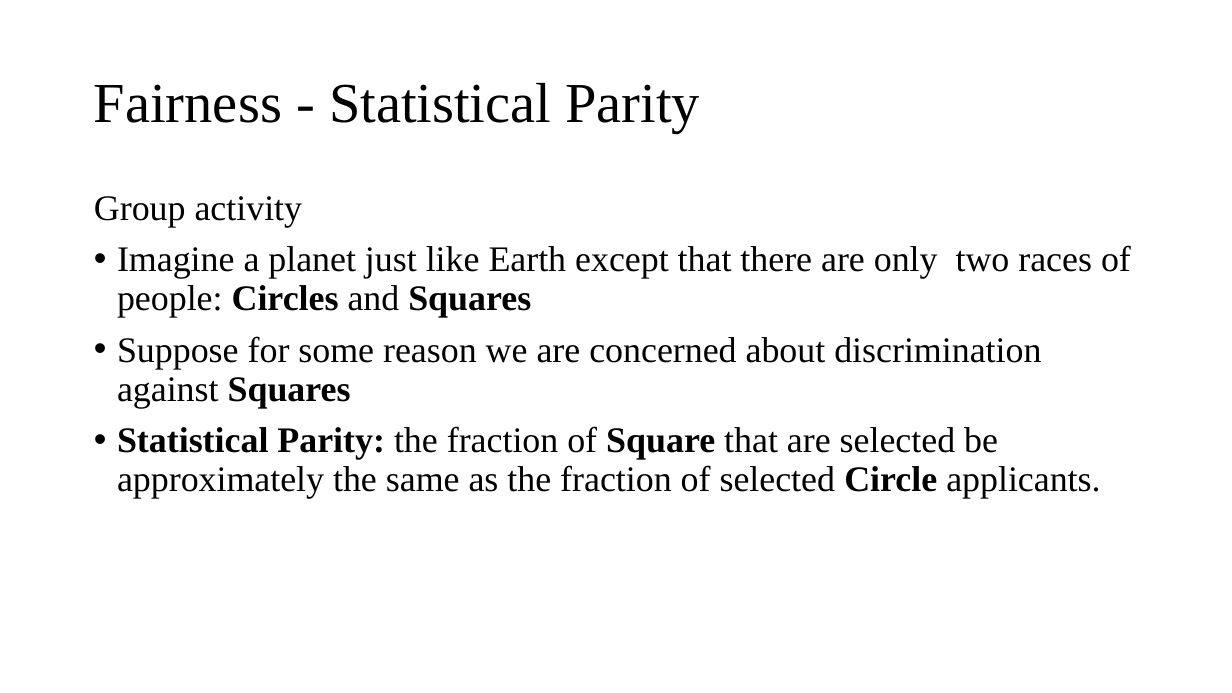
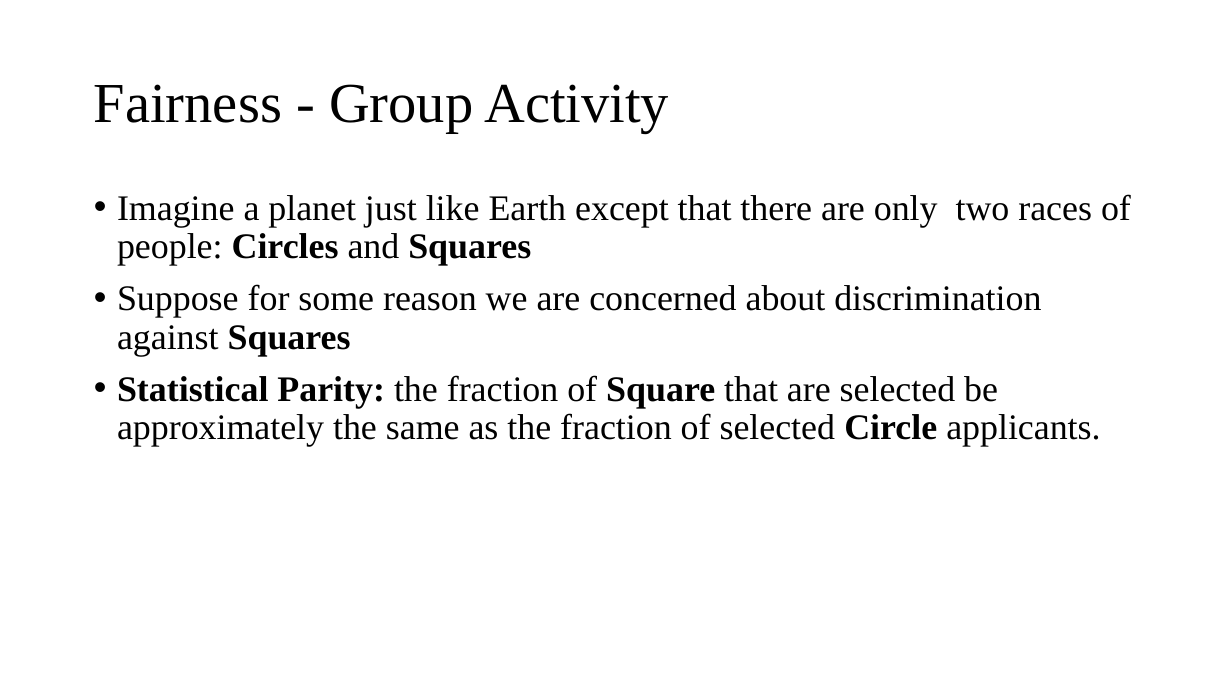
Before and after one commit to Amirosimani/Machine_Learning_Pratt, a slide deck: slide 5 of course slides/week_02.pptx (slide 4 before the commit). Drawn at 1232x693 pixels with LibreOffice and Linux fonts; fonts in the diff are those of the drawing. Boxes give left, top, right and bottom in pixels: in the first picture for what was removed or moved away, otherwise in the second. Text is boxed around its words. In the diff, an @@ line names an element or a change of style, - is before the commit and + after.

```diff
--- a/course slides/week_02.pptx
+++ b/course slides/week_02.pptx
@@ title at (x1=94, y1=84, x2=669, y2=133): text changed @@
-Fairness - Statistical Parity
+Fairness - Group Activity
@@ text at (x1=94, y1=196, x2=303, y2=227): paragraph removed @@
-Group activity
```
Also in this commit, not shown: 1 slide added.
